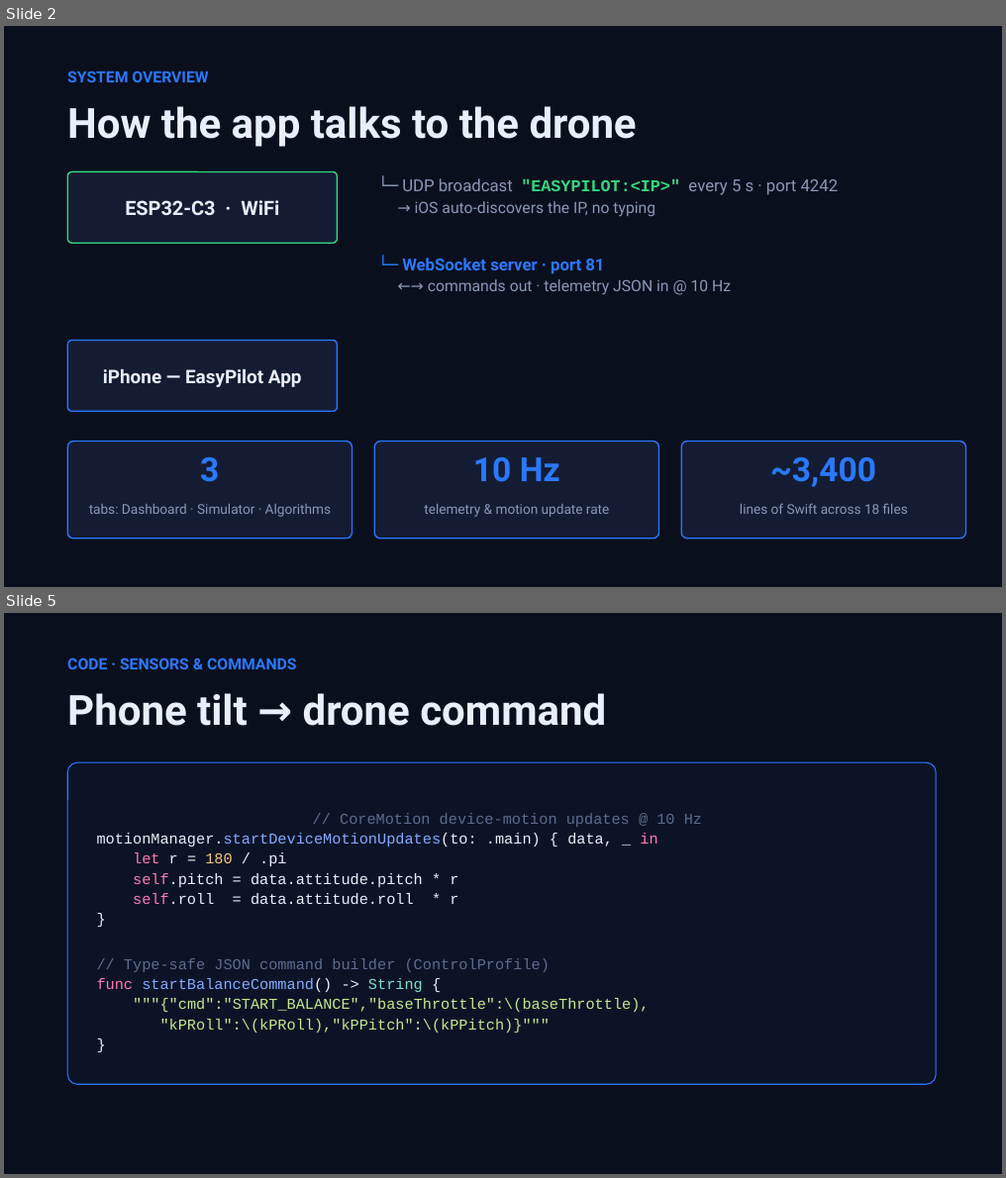
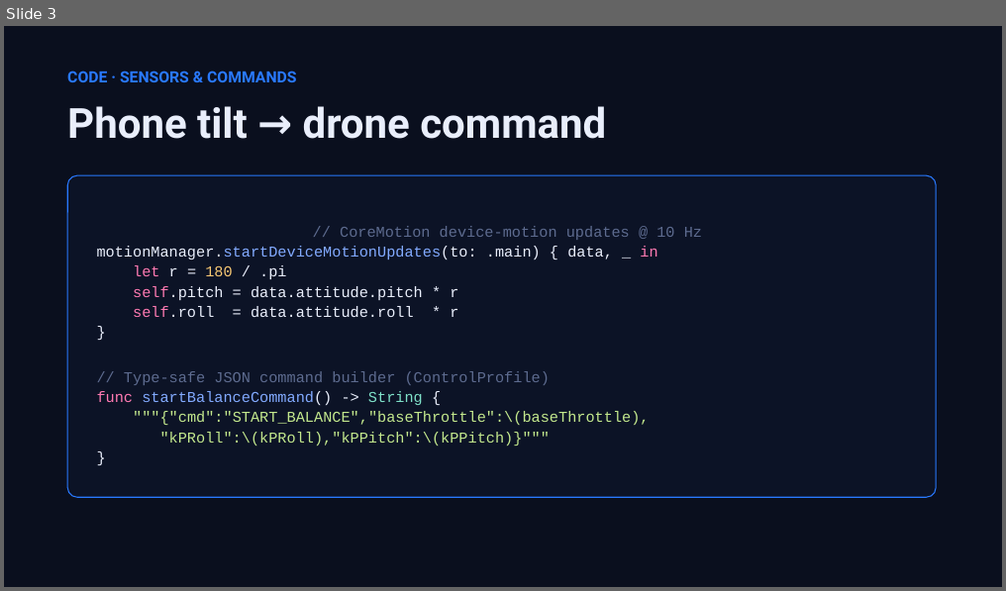
Before and after one commit to 2526-4ahitm-itp/2526-4ahitm-easypilot, a slide deck: docs/presentation-ios/EasyPilot-iOS-Overview.pptx. Shown one above the other, each under a label of ours: slides 2 and 5 before the commit, slide 3 after it; the slides between them are not shown. The pictures are 1006x1178 and 1006x591 pixels, drawn with LibreOffice and Linux fonts; fonts in the diff are those of the drawing. Boxes give left, top, right and bottom in pixels: in the first picture for what was removed or moved away, otherwise in the second. Text is boxed around its words. In the diff, an @@ line names an element or a change of style, - is before the commit and + after.

```diff
--- a/docs/presentation-ios/EasyPilot-iOS-Overview.pptx
+++ b/docs/presentation-ios/EasyPilot-iOS-Overview.pptx
@@ slide 2 removed at box(4, 26, 1002, 587), background #FFFFFF @@
@@ rectangle removed at box(4, 26, 1002, 587) @@
@@ text removed at box(67, 71, 208, 82) @@
-SYSTEM OVERVIEW
@@ text removed at box(67, 106, 637, 147) @@
-How the app talks to the drone
@@ rounded rectangle removed at box(67, 172, 338, 243) @@
@@ text removed at box(125, 200, 279, 215) @@
-ESP32-C3 · WiFi
@@ text removed at box(402, 178, 839, 217) @@
-└─ UDP broadcast "EASYPILOT:<IP>" every 5 s · port 4242
-→ iOS auto-discovers the IP, no typing
@@ text removed at box(402, 258, 731, 295) @@
-└─ WebSocket server · port 81
-←→ commands out · telemetry JSON in @ 10 Hz
@@ rounded rectangle removed at box(67, 341, 338, 411) @@
@@ text removed at box(103, 370, 302, 387) @@
-iPhone — EasyPilot App
@@ rounded rectangle removed at box(67, 442, 352, 539) @@
@@ text removed at box(200, 457, 219, 482) @@
-3
@@ rounded rectangle removed at box(374, 442, 659, 539) @@
@@ text removed at box(473, 458, 560, 482) @@
-10 Hz
@@ rounded rectangle removed at box(681, 442, 966, 539) @@
@@ text removed at box(770, 458, 876, 487) @@
-~3,400
@@ text removed at box(89, 504, 331, 517) @@
-tabs: Dashboard · Simulator · Algorithms
@@ text removed at box(424, 504, 609, 517) @@
-telemetry & motion update rate
@@ text removed at box(740, 503, 908, 514) @@
-lines of Swift across 18 files
@@ what was slide 5 is now slide 3 @@
```
Also in this commit, not shown: 2 other slides removed, 9 other files.
